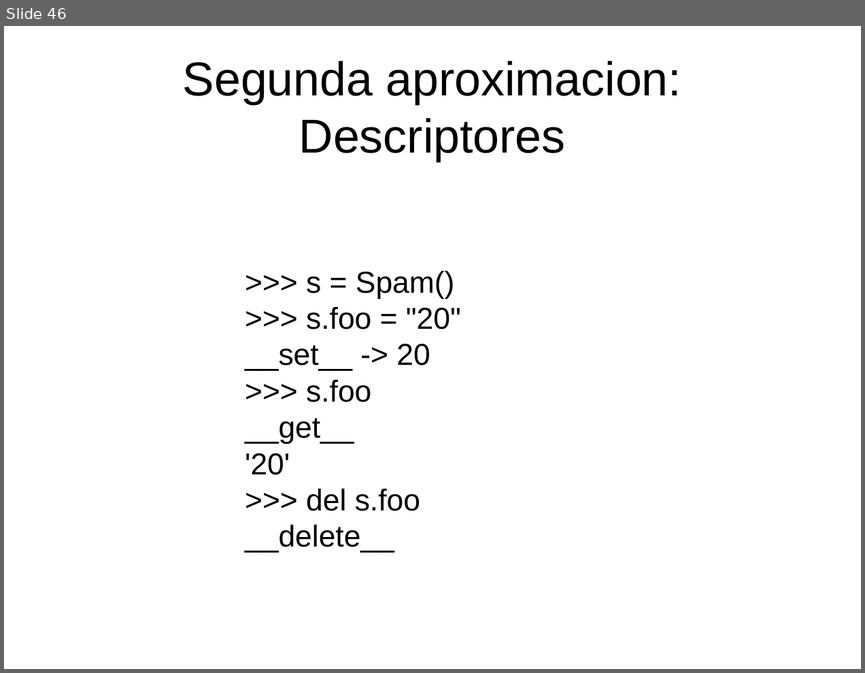
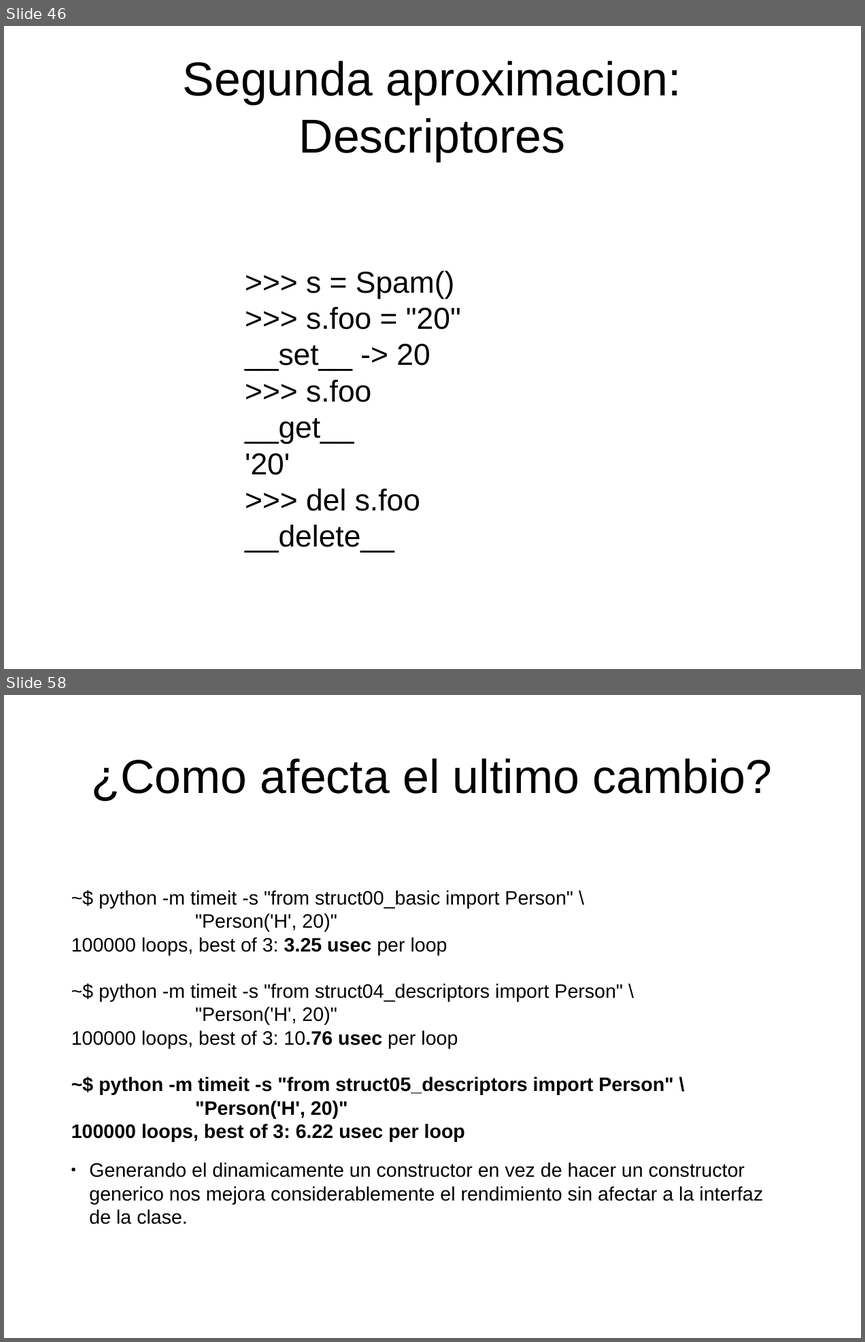
Before and after one commit to niwinz/niwi-slides, a slide deck: meta-py3/slides.odp. Shown one above the other, each under a label of ours: slide 46 before the commit, slides 46 and 58 after it; the slides between them are not shown. The pictures are 865x673 and 865x1342 pixels, drawn with LibreOffice and Linux fonts; fonts in the diff are those of the drawing. Boxes give left, top, right and bottom in pixels: in the first picture for what was removed or moved away, otherwise in the second. Text is boxed around its words. In the diff, an @@ line names an element or a change of style, - is before the commit and + after.

```diff
--- a/meta-py3/slides.odp
+++ b/meta-py3/slides.odp
@@ slide 58 added at [4, 695, 861, 1338], background #FFFFFF @@
@@ title added at [92, 758, 772, 801], 44 pt, text #000000 @@
+¿Como afecta el ultimo cambio?
@@ text added at [71, 890, 673, 1142], 18 pt, text #000000 @@
+~$ python -m timeit -s "from struct00_basic import Person" \
+"Person('H', 20)"
+100000 loops, best of 3: 3.25 usec per loop
+~$ python -m timeit -s "from struct04_descriptors import Person" \
+"Person('H', 20)"
+100000 loops, best of 3: 10.76 usec per loop
+~$ python -m timeit -s "from struct05_descriptors import Person" \
+"Person('H', 20)"
+100000 loops, best of 3: 6.22 usec per loop
@@ text added at [89, 1162, 763, 1224], 18 pt, text #000000 @@
+● Generando el dinamicamente un constructor en vez de hacer un constructor
+  generico nos mejora considerablemente el rendimiento sin afectar a la interfaz
+  de la clase.
```
Also in this commit, not shown: 2 slides changed, 18 other slides added.
